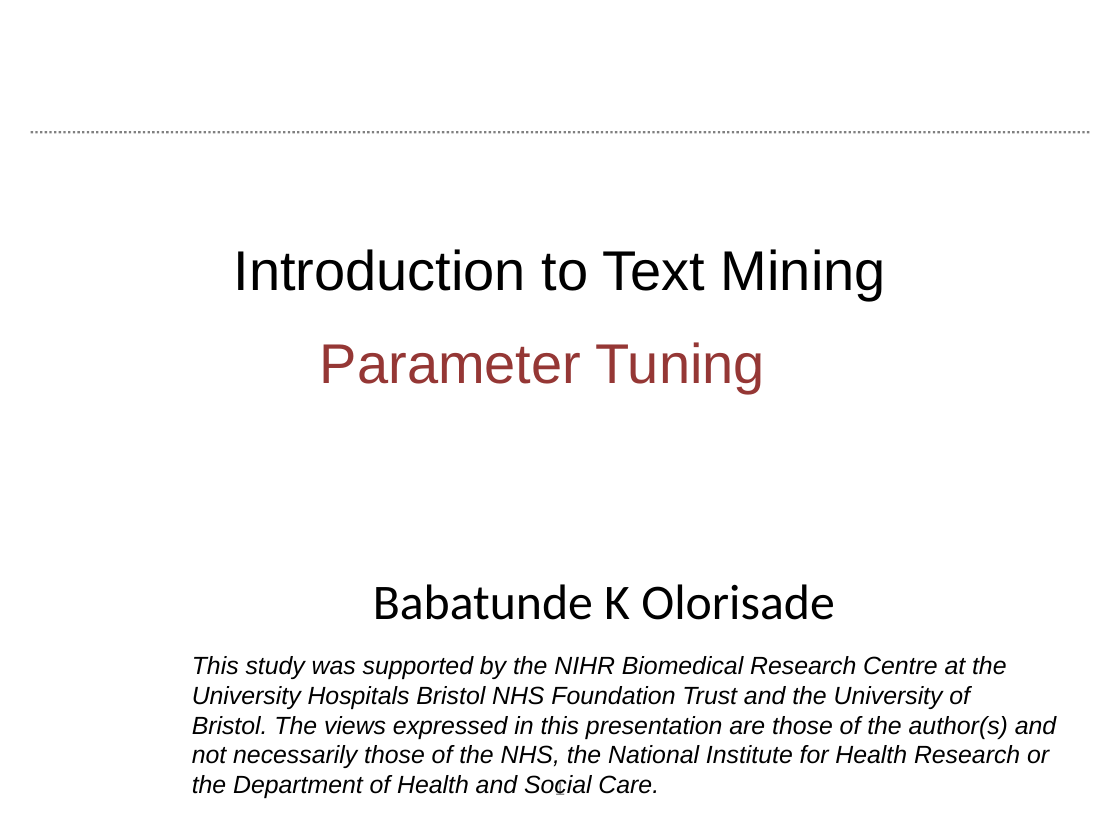
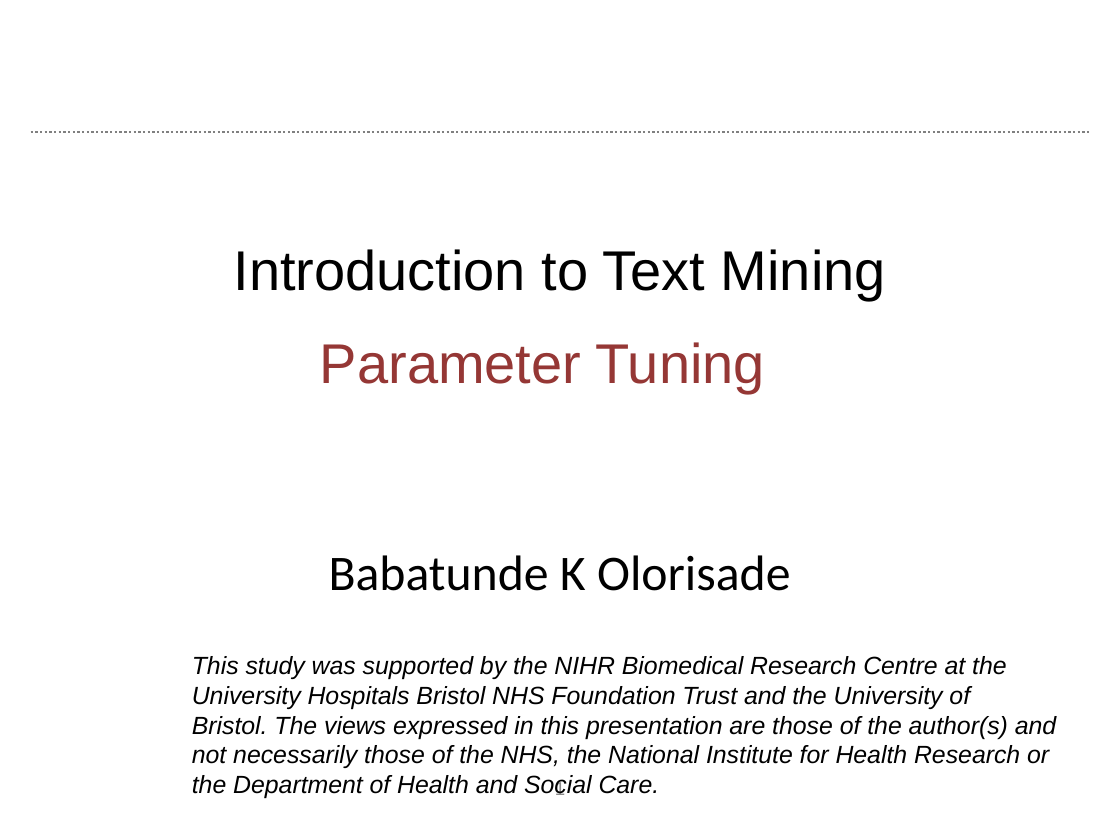
Before and after one commit to raylite/autosynthesis, a slide deck: slide 1 of session_6/autosynthesis_session6.pptx. Drawn at 1120x840 pixels with LibreOffice and Linux fonts; fonts in the diff are those of the drawing; background and template pictures are left out. Boxes give left, top, right and bottom in pixels: in the first picture for what was removed or moved away, otherwise in the second. Text is boxed around its words. In the diff, an @@ line names an element or a change of style, - is before the commit and + after.

```diff
--- a/session_6/autosynthesis_session6.pptx
+++ b/session_6/autosynthesis_session6.pptx
@@ subtitle "Babatunde K Olorisade": place and size @@
-subtitle "Babatunde K Olorisade" at (373, 584, 835, 620)
+subtitle "Babatunde K Olorisade" at (329, 555, 791, 591)
```
Also in this commit, not shown: 7 other slides changed, 1 slide added.
